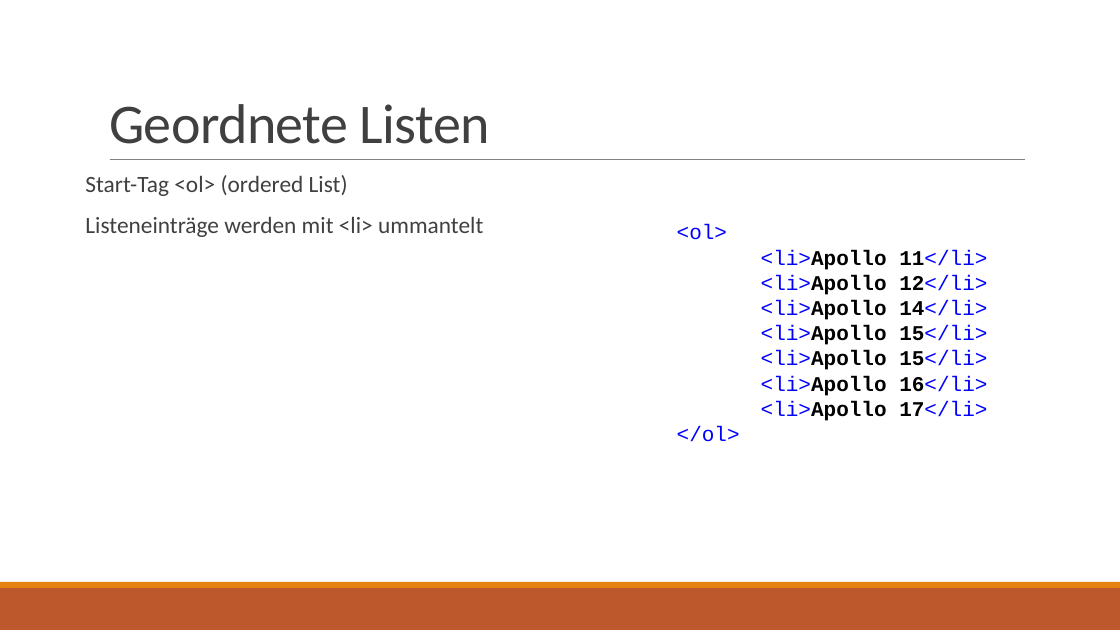
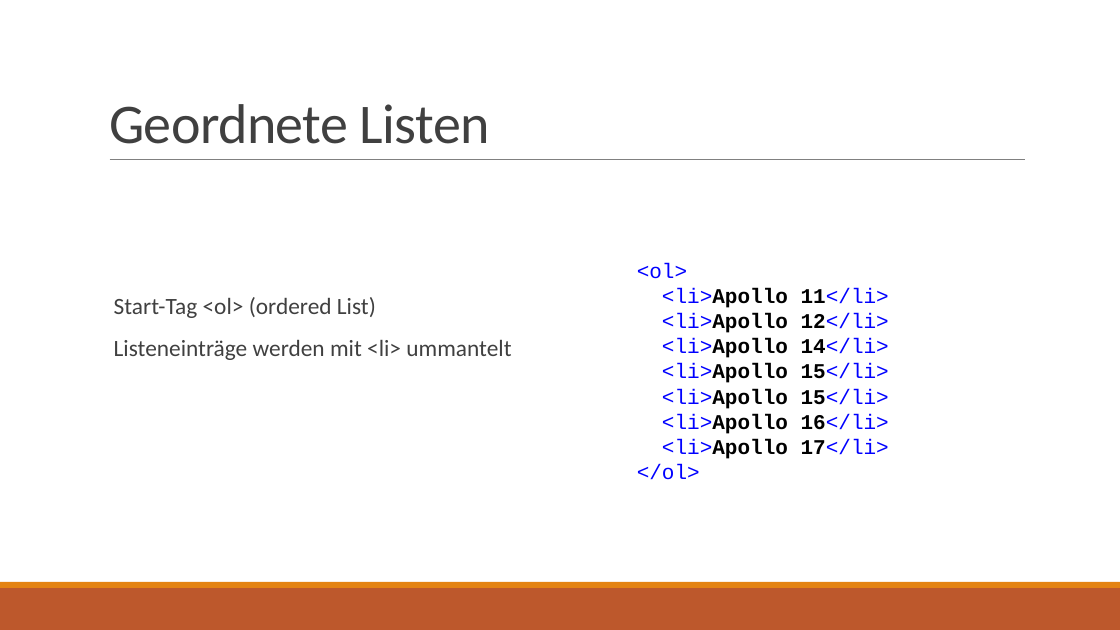
Before and after one commit to JOPA-WIT/web_seminar, a slide deck: slide 26 of Präsentationen/HTML.pptx. Drawn at 1120x630 pixels with LibreOffice and Linux fonts; fonts in the diff are those of the drawing. Boxes give left, top, right and bottom in pixels: in the first picture for what was removed or moved away, otherwise in the second. Text is boxed around its words. In the diff, an @@ line names an element or a change of style, - is before the commit and + after.

```diff
--- a/Präsentationen/HTML.pptx
+++ b/Präsentationen/HTML.pptx
@@ text "<ol>" rewrapped from (677,224,987,442) to (637,263,889,480) @@
@@ text "Start-Tag <ol> (ordered List)": place and size @@
-text "Start-Tag <ol> (ordered List)" at (85,175,483,237)
+text "Start-Tag <ol> (ordered List)" at (114,297,511,360)
```
Also in this commit, not shown: 19 other slides changed, 1 slide added, 1 slide removed, 1 other file.
